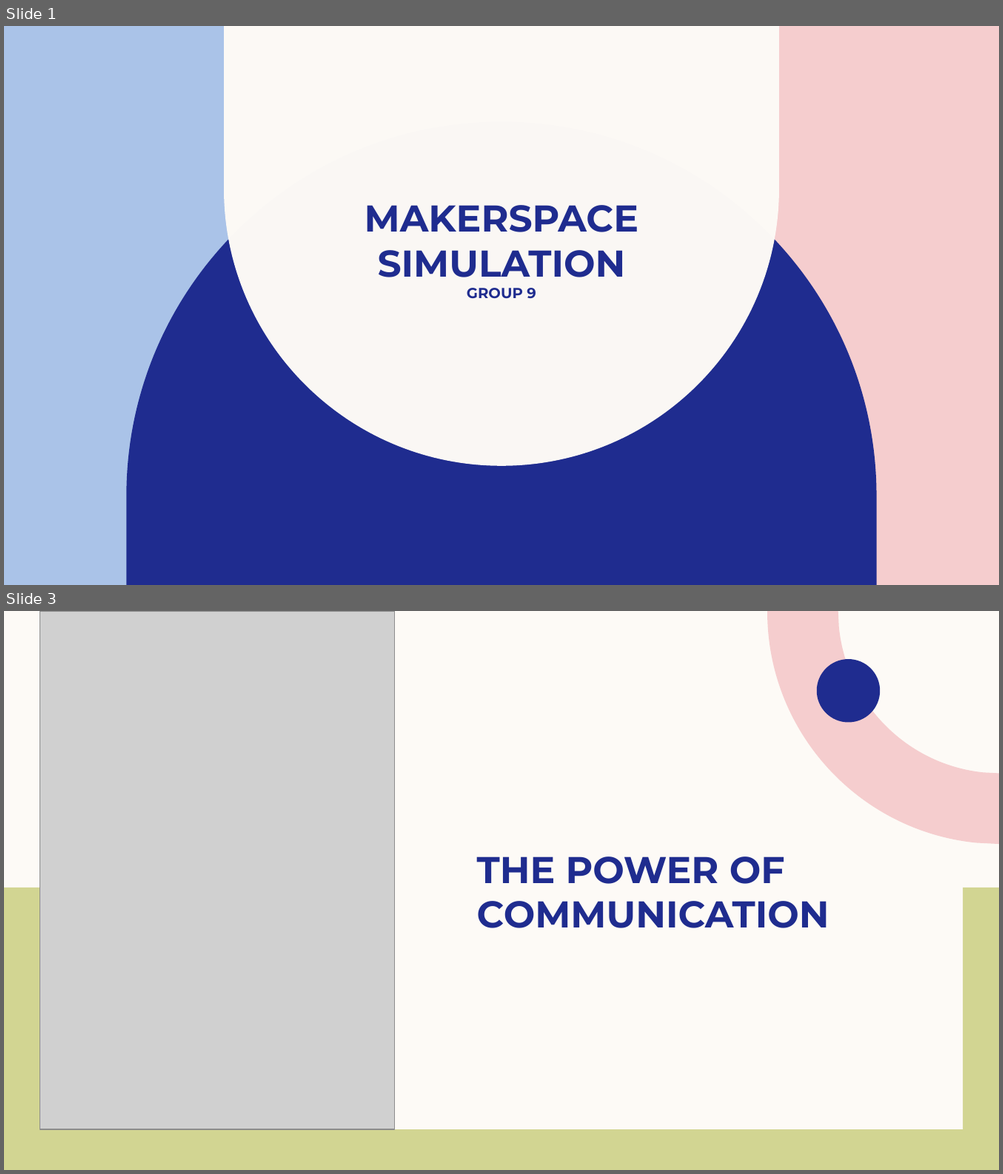
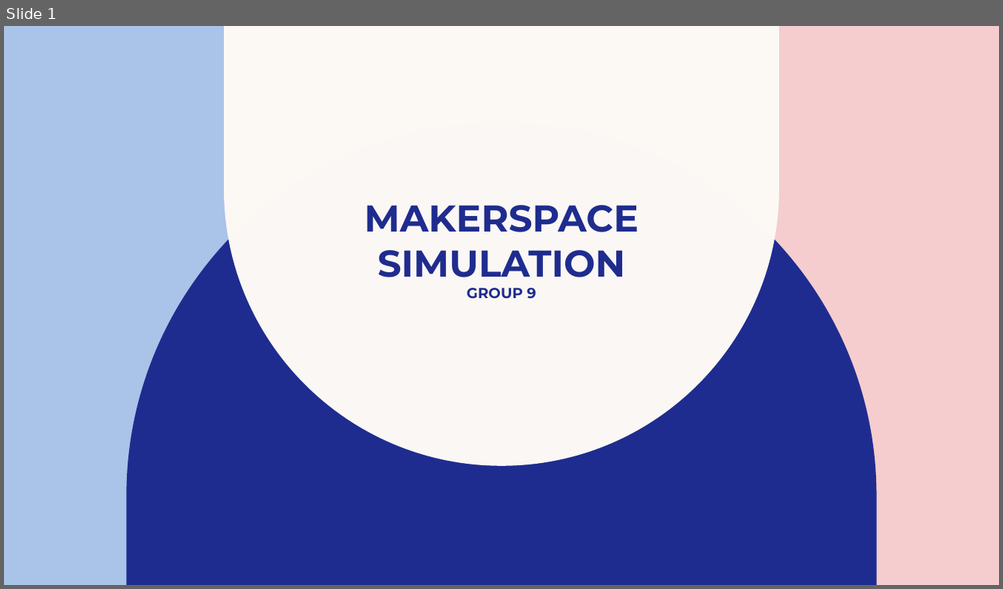
Before and after one commit to DanellSerik/Simulations_Project, a slide deck: Makerspace_Simulation.pptx. Shown one above the other, each under a label of ours: slides 1 and 3 before the commit, slide 1 after it; the slides between them are not shown. The pictures are 1003x1174 and 1003x589 pixels, drawn with LibreOffice and Linux fonts; fonts in the diff are those of the drawing; grey boxes stand for pictures. Boxes give left, top, right and bottom in pixels: in the first picture for what was removed or moved away, otherwise in the second. Text is boxed around its words. In the diff, an @@ line names an element or a change of style, - is before the commit and + after.

```diff
--- a/Makerspace_Simulation.pptx
+++ b/Makerspace_Simulation.pptx
@@ slide 3 removed at (4, 611, 999, 1170), background #FDFAF6 @@
@@ picture removed at (40, 611, 394, 1130) @@
@@ freeform shape removed at (767, 611, 999, 845) @@
@@ freeform shape removed at (917, 611, 999, 694) @@
@@ rectangle removed at (40, 638, 962, 1130) @@
@@ freeform shape removed at (817, 660, 880, 723) @@
@@ title removed at (477, 857, 829, 928) @@
-THE POWER OF COMMUNICATION
@@ rectangle removed at (4, 888, 999, 1170) @@
```
Also in this commit, not shown: 3 slides added, 11 other slides removed.
